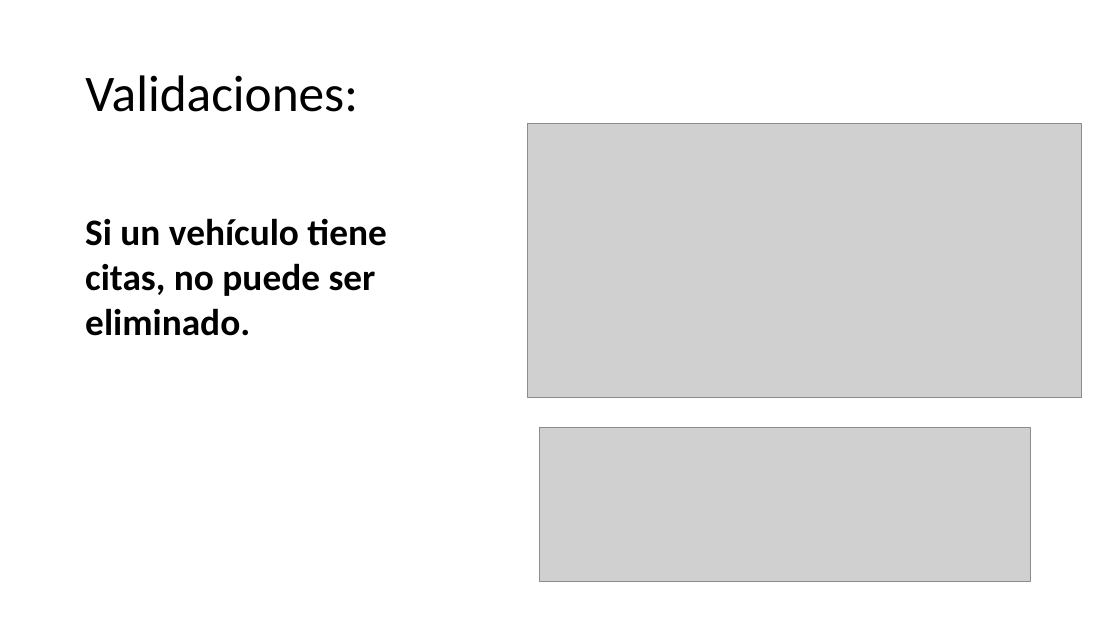
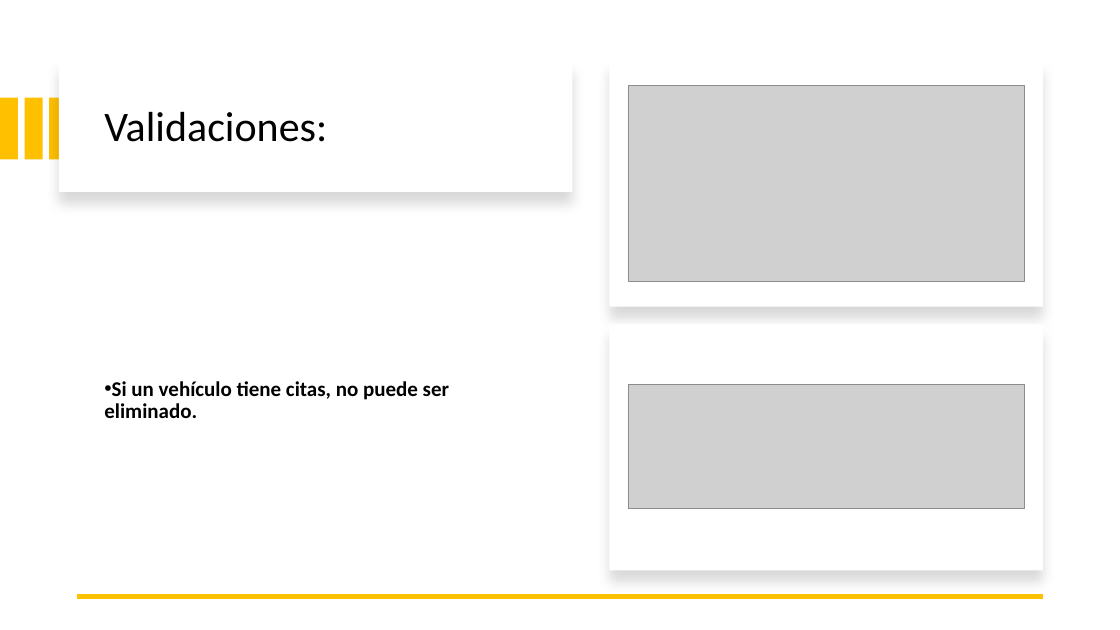
Before and after one commit to JiaChengZhang14/Proyecto_Grupal-ITV, a slide deck: slide 11 of comun/PresentacionITV.pptx. Drawn at 1120x630 pixels with LibreOffice and Linux fonts; fonts in the diff are those of the drawing; grey boxes stand for pictures. Boxes give left, top, right and bottom in pixels: in the first picture for what was removed or moved away, otherwise in the second. Text is boxed around its words. In the diff, an @@ line names an element or a change of style, - is before the commit and + after.

```diff
--- a/comun/PresentacionITV.pptx
+++ b/comun/PresentacionITV.pptx
@@ rectangle added at (x1=59, y1=60, x2=572, y2=192), fill #FFFFFF @@
@@ title "Validaciones:" moved from (x1=85, y1=75, x2=358, y2=112) to (x1=104, y1=112, x2=327, y2=142) @@
@@ title "Validaciones:" at (x1=104, y1=112, x2=327, y2=142): size 44 to 36 pt @@
@@ rectangle added at (x1=610, y1=60, x2=1044, y2=307), fill #FFFFFF @@
@@ picture resized from (x1=528, y1=124, x2=1081, y2=397) to (x1=628, y1=86, x2=1024, y2=281) @@
@@ rectangle added at (x1=0, y1=97, x2=18, y2=160), fill #FFC000 @@
@@ rectangle added at (x1=24, y1=97, x2=42, y2=160), fill #FFC000 @@
@@ rectangle added at (x1=50, y1=97, x2=67, y2=160), fill #FFC000 @@
@@ text "Si un vehículo tiene citas, ..." moved from (x1=85, y1=218, x2=386, y2=336) to (x1=104, y1=381, x2=449, y2=418) @@
@@ text "Si un vehículo tiene citas, ..." at (x1=104, y1=381, x2=449, y2=418): size 32 to 18 pt; bullet none to •; line spacing 1 to 0.9; more space between paragraphs; vertical alignment top to middle @@
@@ rectangle added at (x1=610, y1=324, x2=1044, y2=571), fill #FFFFFF @@
@@ picture resized from (x1=540, y1=428, x2=1031, y2=582) to (x1=628, y1=385, x2=1024, y2=509) @@
@@ line added from (1044, 597) to (77, 597), #FFC000 4.5 pt @@
```
Also in this commit, not shown: 8 other slides changed, 7 slides added, 1 slide removed, 2 other files.
